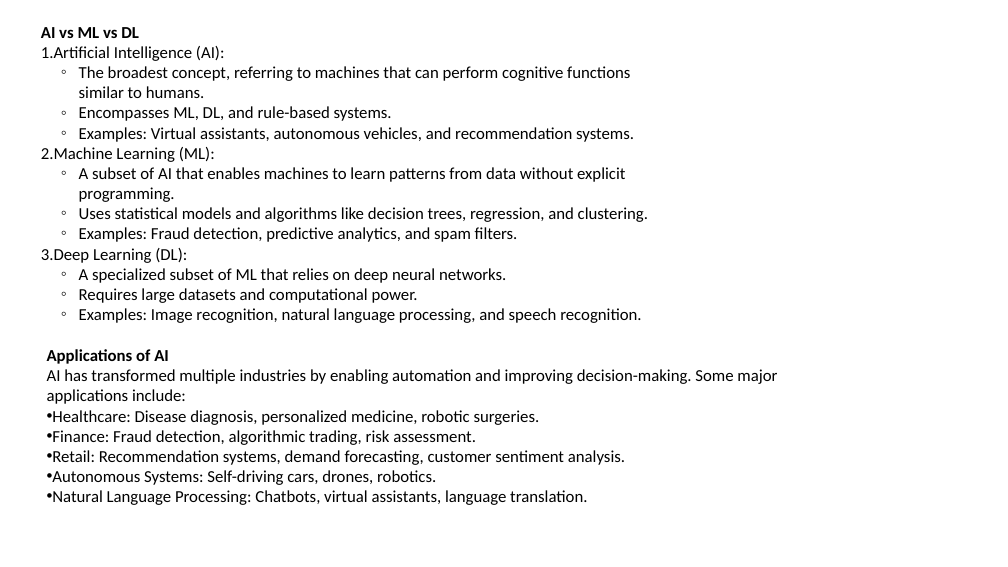
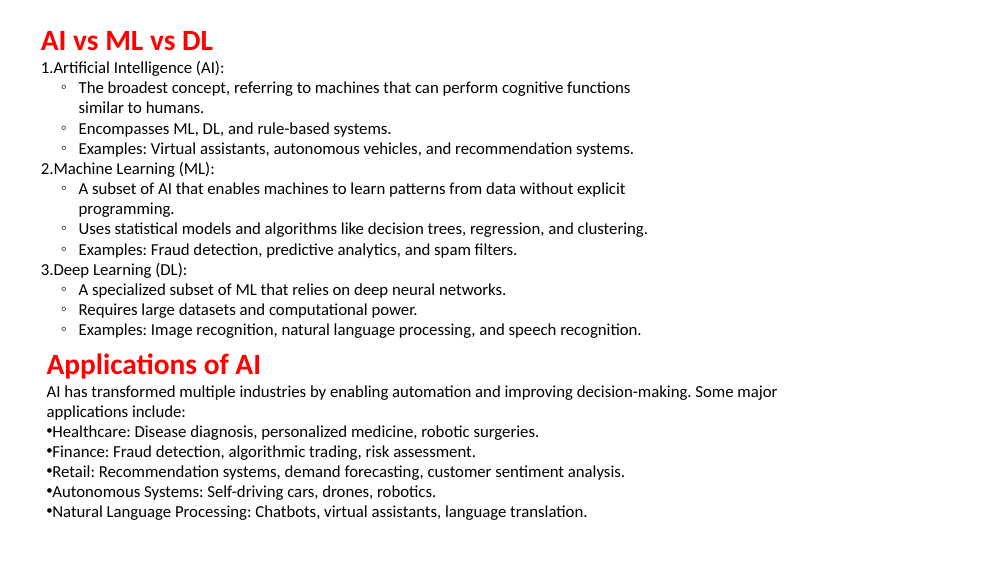
Before and after one commit to shahil04/ds_materials, a slide deck: slide 5 of Deep_learning/deep learning_itvedant.pptx (slide 2 before the commit). Drawn at 1008x567 pixels with LibreOffice and Linux fonts; fonts in the diff are those of the drawing. Boxes give left, top, right and bottom in pixels: in the first picture for what was removed or moved away, otherwise in the second. Text is boxed around its words. In the diff, an @@ line names an element or a change of style, - is before the commit and + after.

```diff
--- a/Deep_learning/deep learning_itvedant.pptx
+++ b/Deep_learning/deep learning_itvedant.pptx
@@ text at bbox=[41, 31, 213, 51]: size 16 to 28 pt, text colour #000000 to #FF0000 in "AI vs ML vs DL" @@
@@ text at bbox=[47, 353, 261, 379]: size 16 to 28 pt, text colour #000000 to #FF0000 in "Applications of AI" @@
```
Also in this commit, not shown: 5 other slides changed, 19 slides added, 31 other files.
